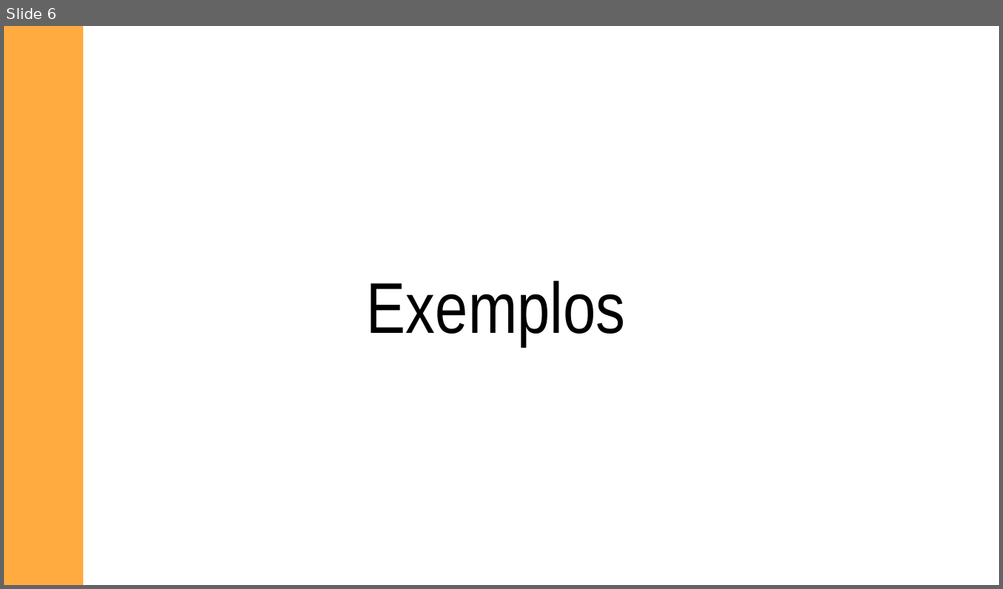
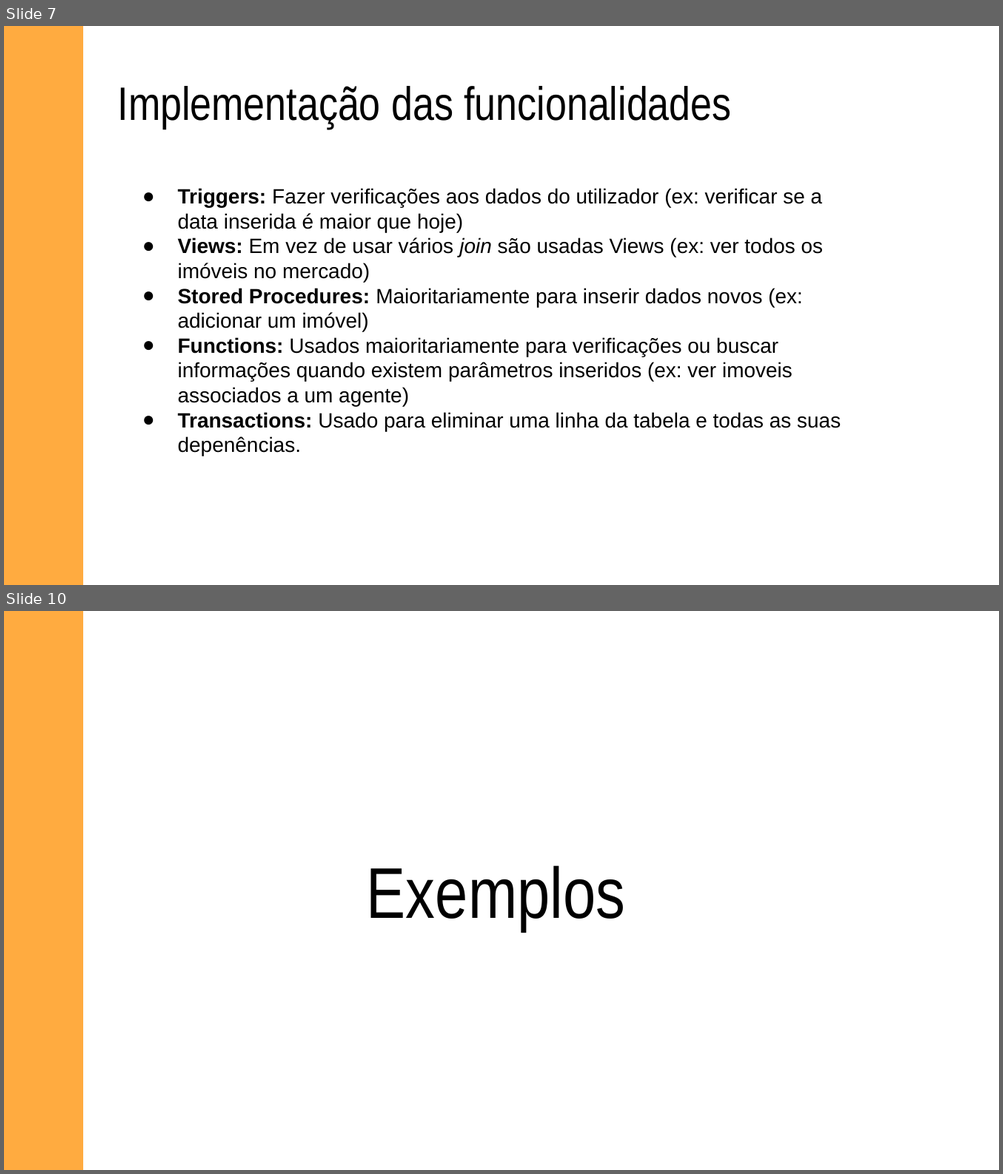
Before and after one commit to DXOGO/d8-real-estate_BD, a slide deck: Apresentacao/D8 Imobiliaria.pptx. Shown one above the other, each under a label of ours: slide 6 before the commit, slides 7 and 10 after it; the slides between them are not shown. The pictures are 1003x589 and 1003x1174 pixels, drawn with LibreOffice and Linux fonts; fonts in the diff are those of the drawing. Boxes give left, top, right and bottom in pixels: in the first picture for what was removed or moved away, otherwise in the second. Text is boxed around its words. In the diff, an @@ line names an element or a change of style, - is before the commit and + after.

```diff
--- a/Apresentacao/D8 Imobiliaria.pptx
+++ b/Apresentacao/D8 Imobiliaria.pptx
@@ slide 7 added at bbox=[4, 26, 999, 585], background #FFFFFF @@
@@ rectangle added at bbox=[4, 26, 82, 585], fill #FFAB40, outline #FFAB40 0.75 pt @@
@@ subtitle added at bbox=[118, 86, 731, 129], 34 pt, text #000000 @@
+Implementação das funcionalidades
@@ text added at bbox=[178, 188, 840, 456], 15 pt, text #000000 @@
+● Triggers: Fazer verificações aos dados do utilizador (ex: verificar se a data inserida é maior que hoje)
+● Views: Em vez de usar vários join são usadas Views (ex: ver todos os imóveis no mercado)
+● Stored Procedures: Maioritariamente para inserir dados novos (ex: adicionar um imóvel)
+● Functions: Usados maioritariamente para verificações ou buscar informações quando existem parâmetros inseridos (ex: ver imoveis associados a um agente)
+● Transactions: Usado para eliminar uma linha da tabela e todas as suas depenências.
@@ what was slide 6 is now slide 10 @@
```
Also in this commit, not shown: 3 slides changed, 5 other slides added, 2 slides removed, 2 other files.
